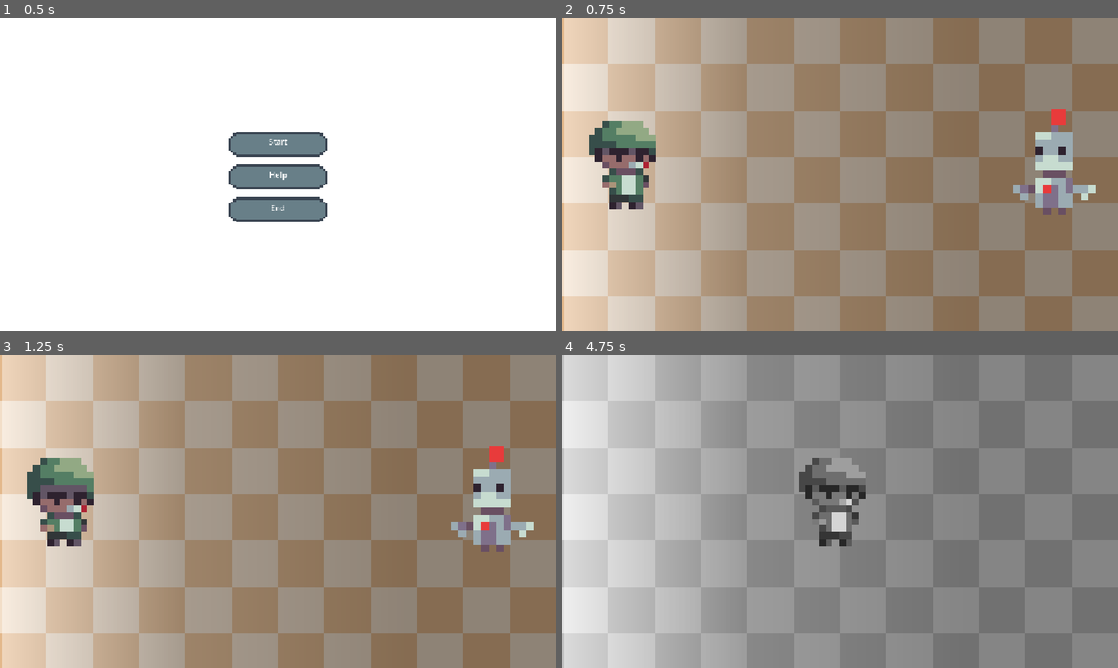
Above: before the commit, frames 1-4 (two rows, left to right).
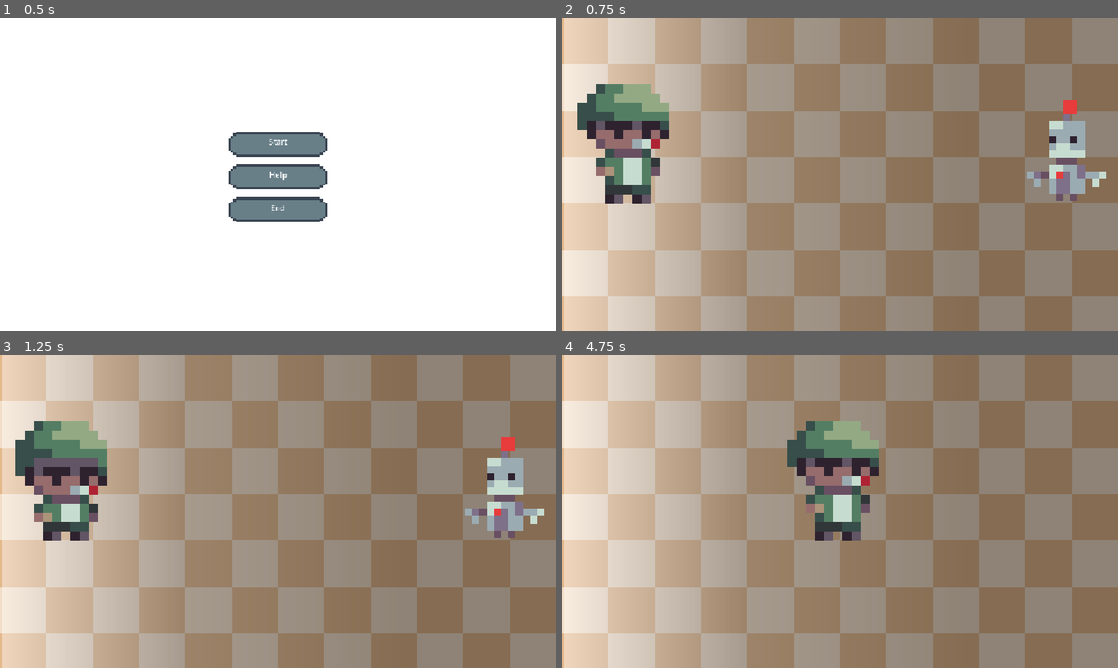
Above: after the commit, the same moments.

Repository: nataliavera6/AI-Gone-Wrong-Game
Game: Godot game, scene res://Scenes/StartScreen.tscn
The game is run twice, just before and just after one commit, with the same random seed, the same clock (stepped at 60 frames per second) and the same inputs.
Inputs:
- Up to frame 1 (0.5 s): no input
- Up to frame 2 (0.75 s): click "Start" at 0.5 s
- Up to frame 3 (1.25 s): no input
- Up to frame 4 (4.75 s): tap Enter (ui_accept) at 1.25, 1.52, 2.27, 3.5, 3.77, 4.25, 4.52 s; hold Right (ui_right) 1.28-2.78 s; hold Left (ui_left) 2.78-3.53 s; hold Right (ui_right) from 3.53 s (still down)

Frame 1 is identical in both runs. In frame 2, 7.0% of the frame differs, in the area x 2-98%, y 21-63%; in frame 3, 7.3%; in frame 4, 52%, in the area x 0-100%, y 0-100%.

Commit message:
growing and shrinking characters

Diff:
--- a/Scenes/StartScreen.tscn
+++ b/Scenes/StartScreen.tscn
@@ -28,6 +28,7 @@
 offset_bottom = 100.0
 grow_horizontal = 2
 grow_vertical = 2
+alignment = 1
 
 [node name="StartButton" type="TextureButton" parent="VBoxContainer" unique_id=1518104757]
 layout_mode = 2
--- a/Scenes/main.gd
+++ b/Scenes/main.gd
@@ -40,25 +40,53 @@
 		pass
 	Global.Score=11
 	count+=1
+
+
 func Robot_mad(score):
+	var tween = create_tween()
+	tween.set_pause_mode(Tween.TWEEN_PAUSE_PROCESS)
 
-	$CanvasLayer.visible=true
-	#await get_tree().create_timer(0.5).timeout
+	tween.parallel().tween_property($robot, "scale", Vector2(20, 20), 0.5)
+	tween.parallel().tween_property($Player, "scale", Vector2(14, 14), 0.5)
+
+	$CanvasLayer.visible = true
+
+	$CanvasLayer.process_mode = Node.PROCESS_MODE_ALWAYS
+	$CanvasLayer2.process_mode = Node.PROCESS_MODE_ALWAYS
+	$dialogue_box.process_mode = Node.PROCESS_MODE_ALWAYS
+
 	get_tree().paused = true
-	$dialogue_box.process_mode = Node.PROCESS_MODE_ALWAYS
-	#print("robot mad")
-	if score==5:
+
+	if score == 5:
 		$dialogue_box.start_dialogue("Robot: Human is winning")
-	elif score==6:
+	elif score == 6:
 		$dialogue_box.start_dialogue("Robot: Human capacity is low, robot must win")
-	elif score==7:
-		$CanvasLayer2.visible=true
-		$CanvasLayer.visible=false
+	elif score == 7:
+		$CanvasLayer2.visible = true
+		$CanvasLayer.visible = false
 		$dialogue_box.start_dialogue("Robot: Unexpected output from human...EXTERMINATE")
 
+	await get_tree().create_timer(2).timeout
+	$CanvasLayer.visible = false
+	$CanvasLayer2.visible = false
+	var tween2 = create_tween()
+	tween2.set_pause_mode(Tween.TWEEN_PAUSE_PROCESS)
 
+	tween2.parallel().tween_property($robot, "scale", Vector2(15, 15), 0.5)
+	tween2.parallel().tween_property($Player, "scale", Vector2(19, 19), 0.5)
+func Robot_break():
+	var tween = create_tween()
+	tween.set_pause_mode(Tween.TWEEN_PAUSE_PROCESS)
 
-func Robot_break():
+	tween.parallel().tween_property($robot, "scale", Vector2(20, 20), 0.5)
+	tween.parallel().tween_property($Player, "scale", Vector2(14, 14), 0.5)
+
+	$CanvasLayer3.visible=true
+
+	$CanvasLayer3.process_mode = Node.PROCESS_MODE_ALWAYS
+
+	$dialogue_box.process_mode = Node.PROCESS_MODE_ALWAYS
+
+	get_tree().paused = true
 	$dialogue_box.start_dialogue("Robot: EXTERMINATE, EXTERMINATE, EXTERMINATE")
 	print("robot break")
-	$CanvasLayer3.visible=true
--- a/Scenes/main.tscn
+++ b/Scenes/main.tscn
@@ -2517,11 +2517,11 @@
 texture = SubResource("CanvasTexture_2poj3")
 
 [node name="Player" parent="." unique_id=85647776 instance=ExtResource("1_jjgbg")]
-position = Vector2(139, 317.99997)
-scale = Vector2(13.93, 13.93)
+position = Vector2(146, 280)
+scale = Vector2(19, 19)
 
 [node name="robot" parent="." unique_id=685473718 instance=ExtResource("2_bo1nx")]
-position = Vector2(1028, 299)
-scale = Vector2(15.68, 15.68)
+position = Vector2(1053, 274)
+scale = Vector2(15, 15)
 
 [node name="dialogue_box" parent="." unique_id=1785642636 instance=ExtResource("5_kry3j")]
